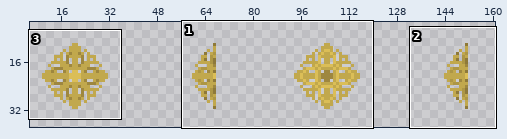
Sprite sheet, stored at items/active/shields/images/runicshield.png. The picture above shows the old version from afar; the outline marks the close-up.
Close-up. The starting point:
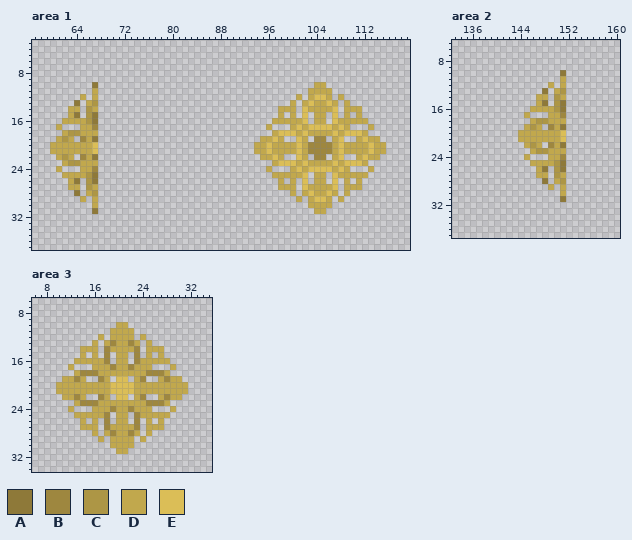
The file is 168x42 pixels. Shown: area 1: x 57..119, y 3..37; area 2: x 133..160, y 5..37; area 3: x 6..35, y 6..34. The wide view leaves out empty margins.
Palette (. is transparent): A #8e7939  B #9e873f  C #ad9645  D #c1a84d  E #dbbe57
The result:
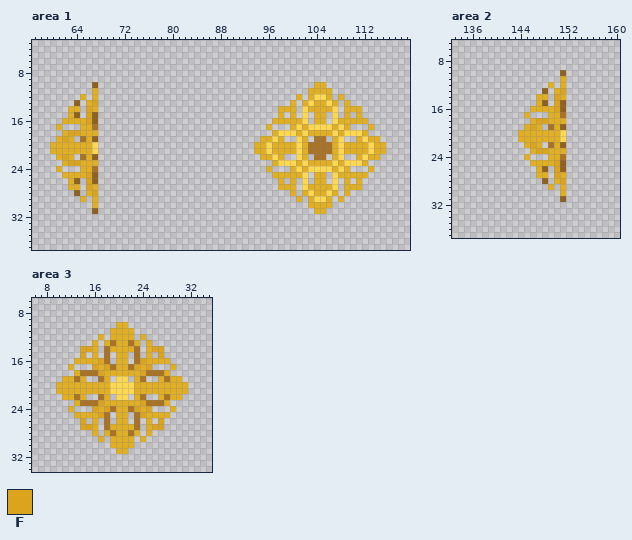
Colours new in this view: F #dca41c
Changes in this commit:
@@ palette @@
-A #8e7939
+A #90611c
-B #9e873f
+B #ab7321
-D #c1a84d
+D #e2af20
-E #dbbe57
+E #ffd84d
--- area 1
@@ x 60..69 @@
 12 .....D.D..
-13 ....A.DC..
-14 ...DD.CD..
-15 ...DA.CA..
-16 ..DDDDCA..
+13 ....A.DF..
+14 ...DD.FD..
+15 ...DA.FA..
+16 ..DDDDFA..
 17 .D...DDB..
-18 ..DCCDDD..
-19 .DCD.BDA..
+18 ..DFFDDD..
+19 .DFD.BDA..
 20 DDDDDDDE..
 21 DDDDDDDE..
-22 .DCD.BDA..
-23 ..DCCDDD..
+22 .DFD.BDA..
+23 ..DFFDDD..
 24 .D...DDB..
-25 ..DDDDCA..
-26 ...DA.CA..
-27 ...DD.CD..
-28 ....A.DC..
+25 ..DDDDFA..
+26 ...DA.FA..
+27 ...DD.FD..
+28 ....A.DF..
 29 .....D.D..
--- area 2
@@ x 144..153 @@
 12 .....D.D..
-13 ....A.DC..
-14 ...DD.CD..
-15 ...DA.CA..
-16 ..DDDDCA..
+13 ....A.DF..
+14 ...DD.FD..
+15 ...DA.FA..
+16 ..DDDDFA..
 17 .D...DDB..
-18 ..DCCDDD..
-19 .DCD.BDA..
+18 ..DFFDDD..
+19 .DFD.BDA..
 20 DDDDDDDE..
 21 DDDDDDDE..
-22 .DCD.BDA..
-23 ..DCCDDD..
+22 .DFD.BDA..
+23 ..DFFDDD..
 24 .D...DDB..
-25 ..DDDDCA..
-26 ...DA.CA..
-27 ...DD.CD..
-28 ....A.DC..
+25 ..DDDDFA..
+26 ...DA.FA..
+27 ...DD.FD..
+28 ....A.DF..
 29 .....D.D..
--- area 3
@@ x 12..29 @@
 13 ....D.DBDDBD.D....
-14 ..DDD.BDDDDB.DDD..
-15 ..D.D.B.DD.B.D.D..
-16 .DDDDDB.DD.BDDDDD.
-17 D...DDDBDDBDDD...D
-18 .DBBBDDDDDDDDBBBD.
+14 ..FFD.BDDDDB.DFF..
+15 ..F.D.B.DD.B.D.F..
+16 .DDDDFB.DD.BFDDDD.
+17 D...FDFBDDBFDF...D
+18 .DBBBFDDDDDDFBBBD.
 19 DBD..BD.EE.DB..DBD
@@ x 12..29 @@
 22 DBD..BD.EE.DB..DBD
-23 .DBBBDDDDDDDDBBBD.
-24 D...DDDBDDBDDD...D
-25 .DDDDDB.DD.BDDDDD.
-26 ..D.D.B.DD.B.D.D..
-27 ..DDD.BDDDDB.DDD..
+23 .DBBBFDDDDDDFBBBD.
+24 D...FDFBDDBFDF...D
+25 .DDDDFB.DD.BFDDDD.
+26 ..F.D.B.DD.B.D.F..
+27 ..FFD.BDDDDB.DFF..
 28 ....D.DBDDBD.D....
Changed places in both close-ups, as pixel boxes (x1, y1, x2, y2):
changed: (50, 82, 98, 214)
changed: (254, 82, 386, 214)
changed: (518, 70, 566, 202)
changed: (56, 322, 188, 454)
